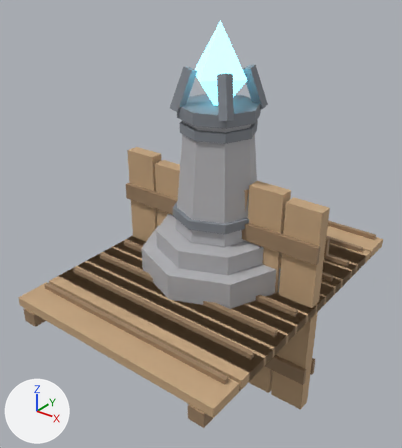
What one commit did to the Blender file HtfFortress/Models/fortress_models.blend.
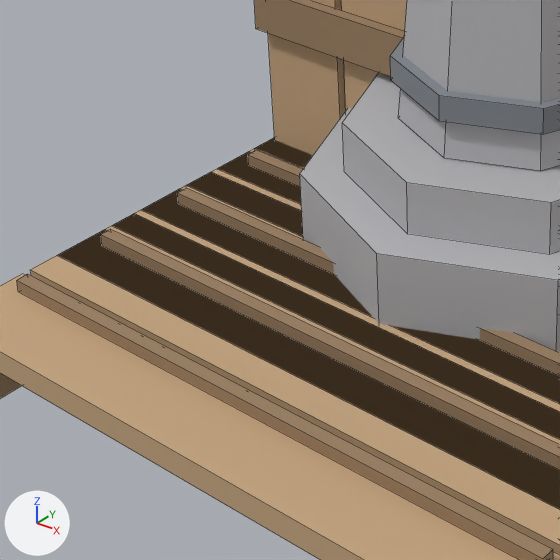
There are two pictures of each version: one whole from a 50 mm lens placed at (3.78, -5.25, 4.12), pointed at (-0.14, -0.17, 0.81), one close up on the part from 10% to 57% of the width and 42% to 85% of the height. Every picture has the same lights, and +X, +Y and +Z are marked at lower left. The last two pictures show the newer version. The close-ups show mesh edges as thin lines.

In view in the first close-up: 'Core', 'Floor', 'Ramp', 'Wall'.
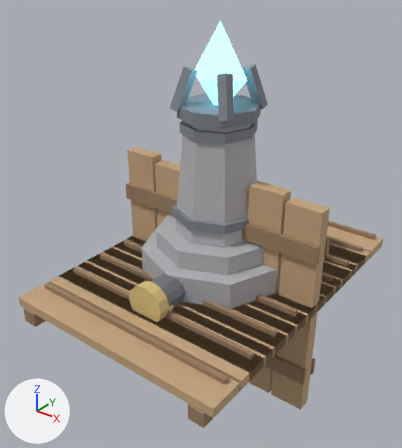
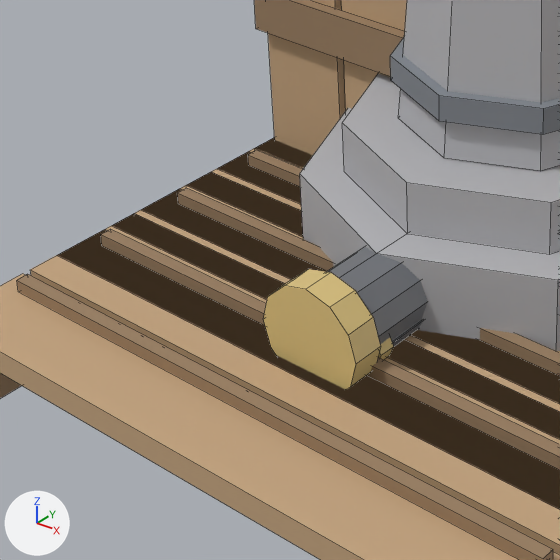
Where the change shows, as pixel boxes [x1, y1, x2, y2] in the close-ups (560 x 560 px):
'CannonHead', added: after [263, 247, 428, 390]
    faces in mat_brass (yellow #ddc481): [263, 269, 381, 390]
    faces in mat_iron (grey #76797e): [327, 247, 428, 344]
'GunHead', added: after [378, 319, 423, 360]
    faces in mat_iron (grey #76797e): [392, 319, 423, 347]
    faces in mat_brass (yellow #ddc481): [378, 338, 393, 360]

What the commit changed:
Material 'Brass' (mat_brass) is new.
Its base color is (0.72, 0.55, 0.22) (yellow #ddc481).
Material 'Iron' (mat_iron) is new.
Its base color is (0.18, 0.19, 0.21) (grey #76797e).
Mesh me_cube_049 is new.
It consists of a box spanning x -0.28..0.28, y -0.25..0.35, z -0.02..0.32, material slot 0; an 8-sided cylinder along y spanning x -0.18..-0.06, y -1.2..-0.2, z 0.14..0.26, material slot 1; an 8-sided cylinder along y spanning x -0.2..-0.04, y -1.22..-1.14, z 0.12..0.28, material slot 2; an 8-sided cylinder along y spanning x 0.06..0.18, y -1.2..-0.2, z 0.14..0.26, material slot 1; an 8-sided cylinder along y spanning x 0.04..0.2, y -1.22..-1.14, z 0.12..0.28, material slot 2; a box spanning x 0.27..0.57, y -0.08..0.28, z 0.0..0.24, material slot 3; a box spanning x -0.25..0.25, y -0.31..-0.25, z 0.32..0.58, material slot 2.
It uses material mat_metal (grey #81868e).
It uses material mat_iron (grey #76797e).
It uses material mat_brass (yellow #ddc481).
It uses material mat_darkwood (brown #997e61).
Mesh me_cube_048 is new.
It has 120 vertices, 72 faces and spans x -0.42..0.42, y -1.42..0.45, z -0.02..0.55.
Faces by material slot: [20, 52].
It uses material mat_iron (grey #76797e).
It uses material mat_brass (yellow #ddc481).
Object 'GunHead' (ob_gunhead) is new; it shows me_cube_049.
Its location is (0.0, 0.0, 0.0).
Object 'CannonHead' (ob_cannonhead) is new; it shows me_cube_048.
Its location is (0.0, 0.0, 0.0).
